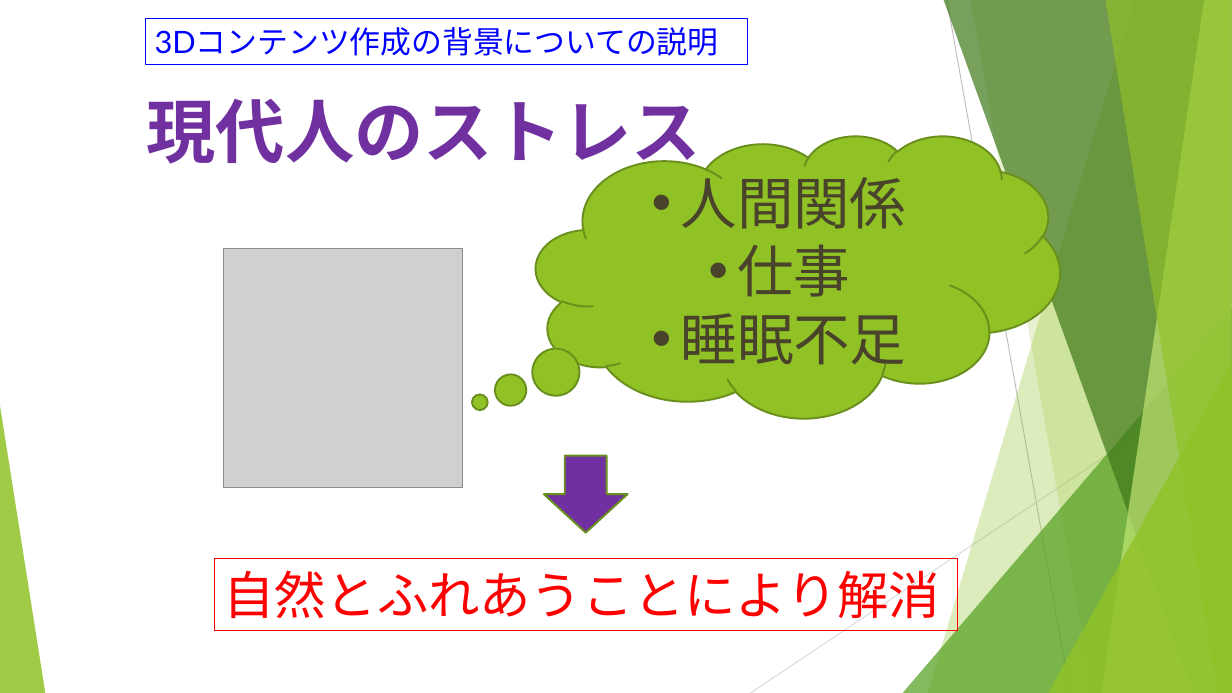
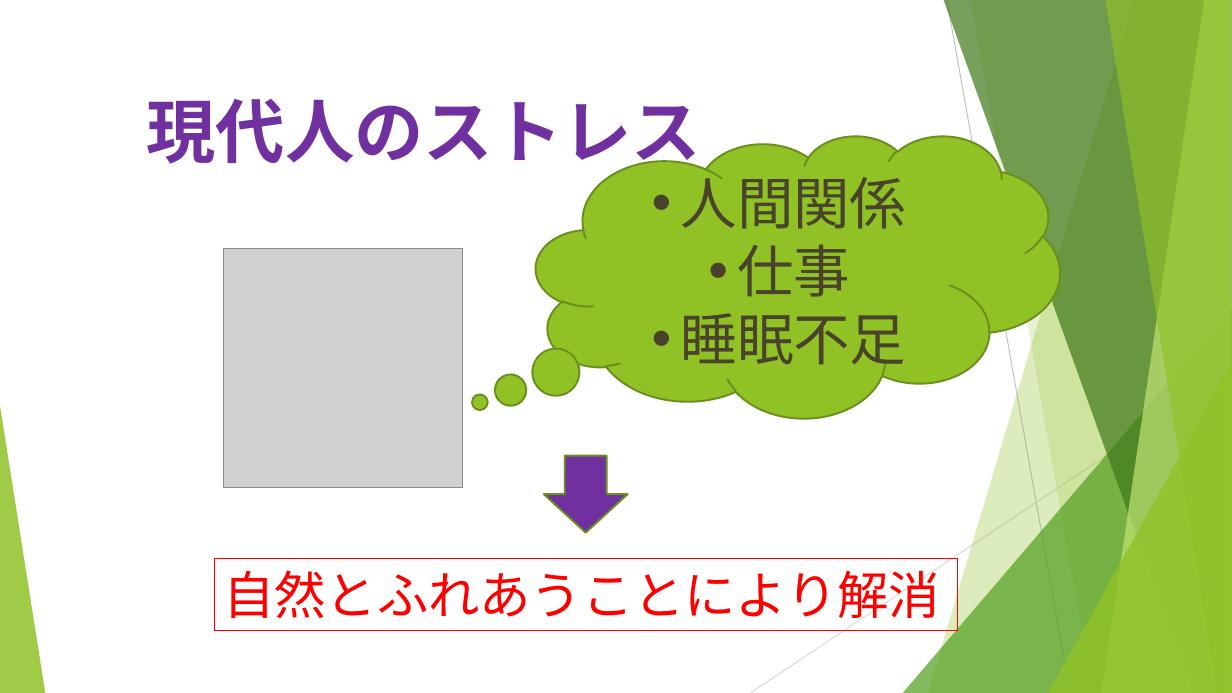
Before and after one commit to tomochapee12/VR_bl, a slide deck: slide 2 of 01安井_02吉本_積み木タイムアタック.pptx. Drawn at 1232x693 pixels with LibreOffice and Linux fonts; fonts in the diff are those of the drawing; grey boxes stand for pictures. Boxes give left, top, right and bottom in pixels: in the first picture for what was removed or moved away, otherwise in the second. Text is boxed around its words. In the diff, an @@ line names an element or a change of style, - is before the commit and + after.

```diff
--- a/01安井_02吉本_積み木タイムアタック.pptx
+++ b/01安井_02吉本_積み木タイムアタック.pptx
@@ rectangle removed at [145,18,748,65] @@
-3Dコンテンツ作成の背景についての説明
```
Also in this commit, not shown: 2 other slides changed, 1 slide added, 1 slide removed.
